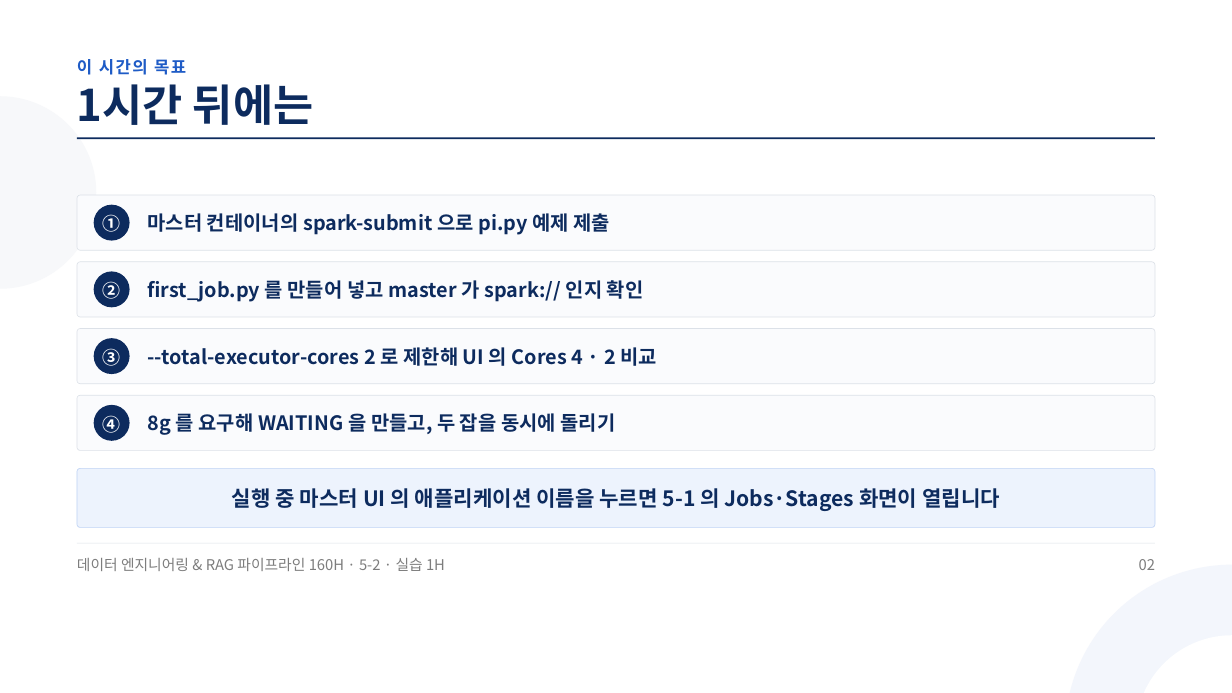
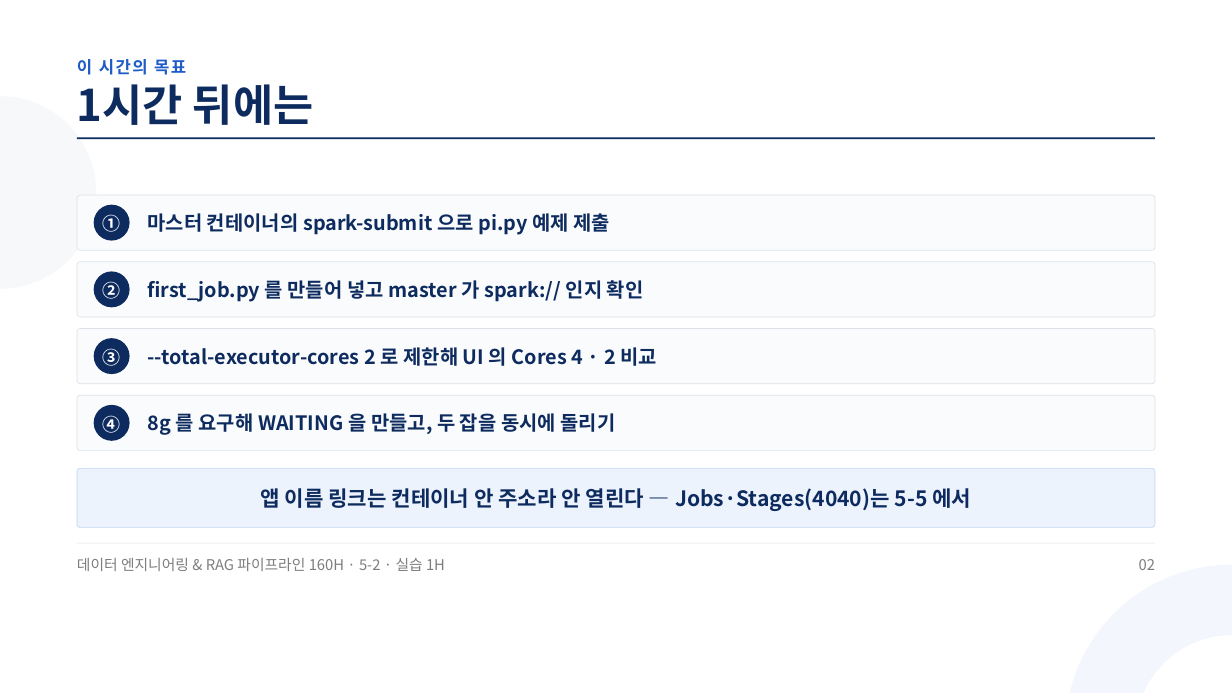
Before and after one commit to aebonlee/materials, a slide deck: slide 2 of data-eng/decks/w5d2s3.pptx. Drawn at 1232x693 pixels with LibreOffice and Linux fonts; fonts in the diff are those of the drawing. Boxes give left, top, right and bottom in pixels: in the first picture for what was removed or moved away, otherwise in the second. Text is boxed around its words. In the diff, an @@ line names an element or a change of style, - is before the commit and + after.

```diff
--- a/data-eng/decks/w5d2s3.pptx
+++ b/data-eng/decks/w5d2s3.pptx
@@ text at (261, 488, 971, 511): text changed @@
-실행 중 마스터 UI 의 애플리케이션 이름을 누르면 5-1 의 Jobs·Stages 화면이 열립니다
+앱 이름 링크는 컨테이너 안 주소라 안 열린다 — Jobs·Stages(4040)는 5-5 에서
```
Also in this commit, not shown: 11 other files.
